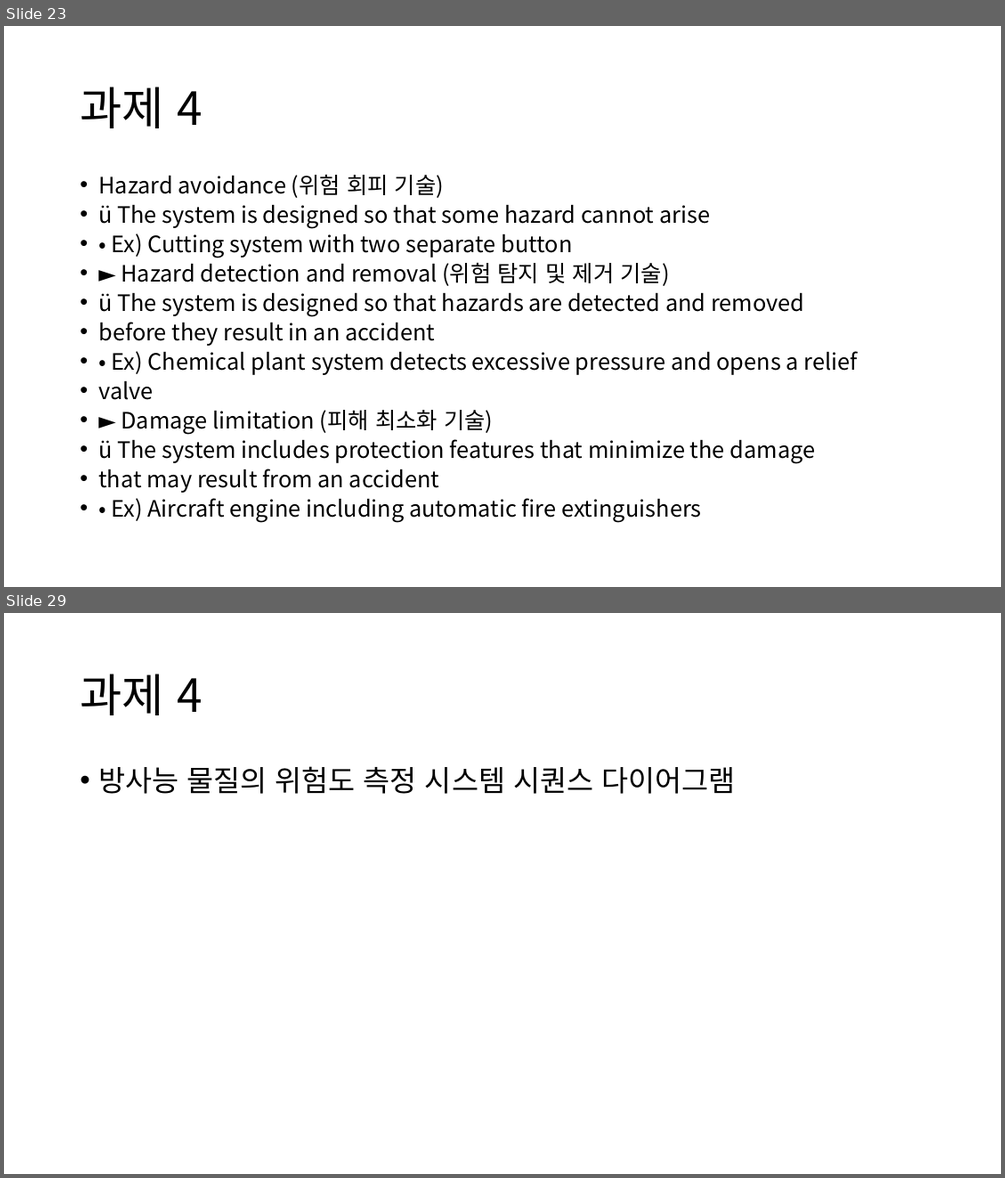
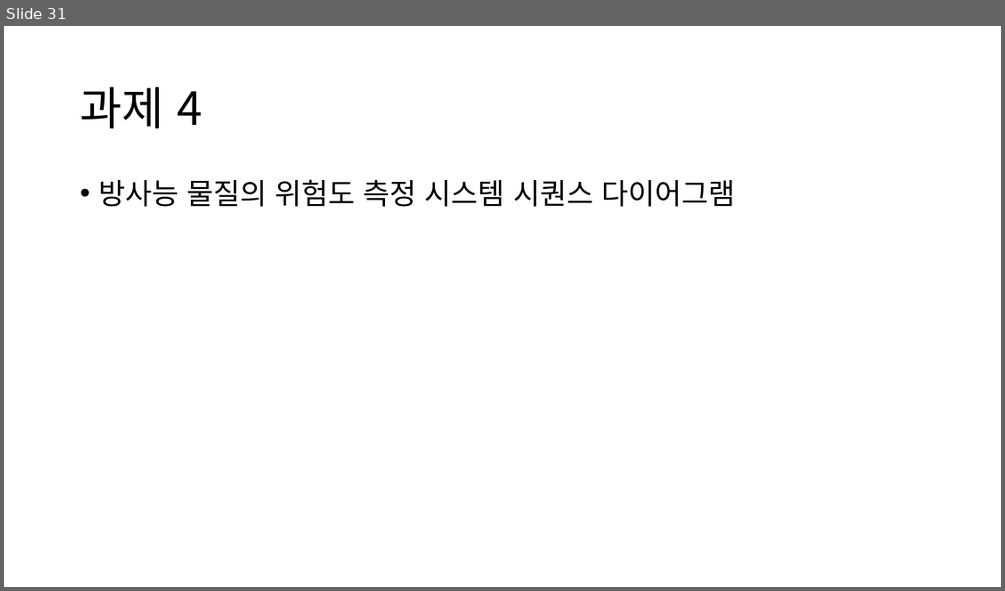
Before and after one commit to TUK-pedestrianSafety/document, a slide deck: ppt/소프트웨어 응용설계 발표자료.pptx. Shown one above the other, each under a label of ours: slides 23 and 29 before the commit, slide 31 after it; the slides between them are not shown. The pictures are 1005x1178 and 1005x591 pixels, drawn with LibreOffice and Linux fonts; fonts in the diff are those of the drawing. Boxes give left, top, right and bottom in pixels: in the first picture for what was removed or moved away, otherwise in the second. Text is boxed around its words. In the diff, an @@ line names an element or a change of style, - is before the commit and + after.

```diff
--- a/ppt/소프트웨어 응용설계 발표자료.pptx
+++ b/ppt/소프트웨어 응용설계 발표자료.pptx
@@ slide 23 removed at (x1=4, y1=26, x2=1001, y2=587), background #FFFFFF @@
@@ title removed at (x1=80, y1=87, x2=202, y2=128) @@
-과제 4
@@ text removed at (x1=98, y1=175, x2=858, y2=523) @@
-• Hazard avoidance (위험 회피 기술)
-• ü The system is designed so that some hazard cannot arise
-• • Ex) Cutting system with two separate button
-• ► Hazard detection and removal (위험 탐지 및 제거 기술)
-• ü The system is designed so that hazards are detected and removed
-• before they result in an accident
-• • Ex) Chemical plant system detects excessive pressure and opens a relief
-• valve
-• ► Damage limitation (피해 최소화 기술)
-• ü The system includes protection features that minimize the damage
-• that may result from an accident
-• • Ex) Aircraft engine including automatic fire extinguishers
@@ what was slide 29 is now slide 31 @@
```
Also in this commit, not shown: 19 slides changed, 10 slides added, 7 other slides removed.
